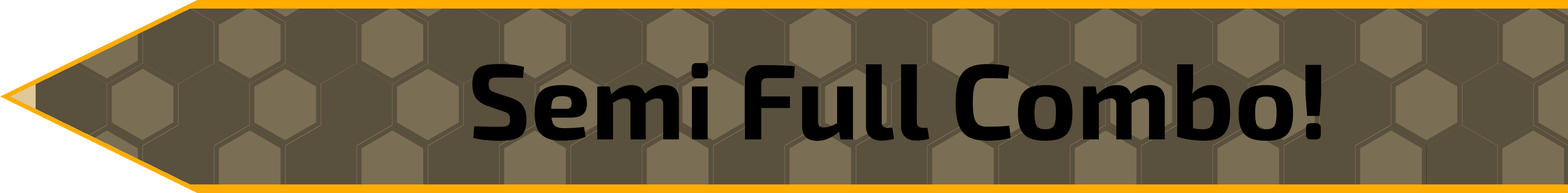
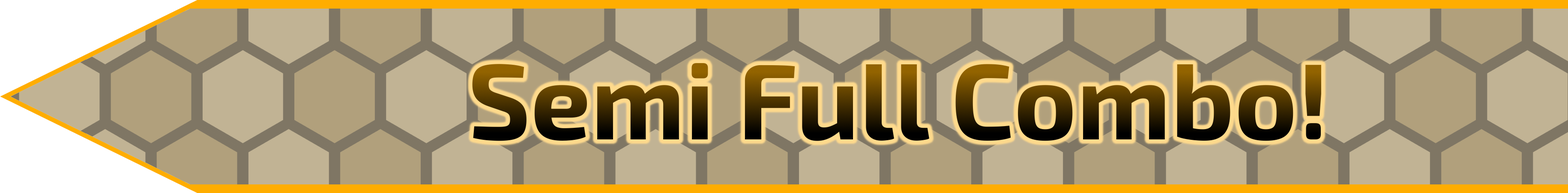
Before/after of a 1568×193 layered artwork. What changed in the layer stack:
painted on "Semi Full Combo!" over (472, 62, 1322, 141)
added layer "Glow" above "Border" over (465, 56, 1329, 148)
"HexPattern": opacity 100% → 60%, painted on it over (11, 8, 1568, 185)
